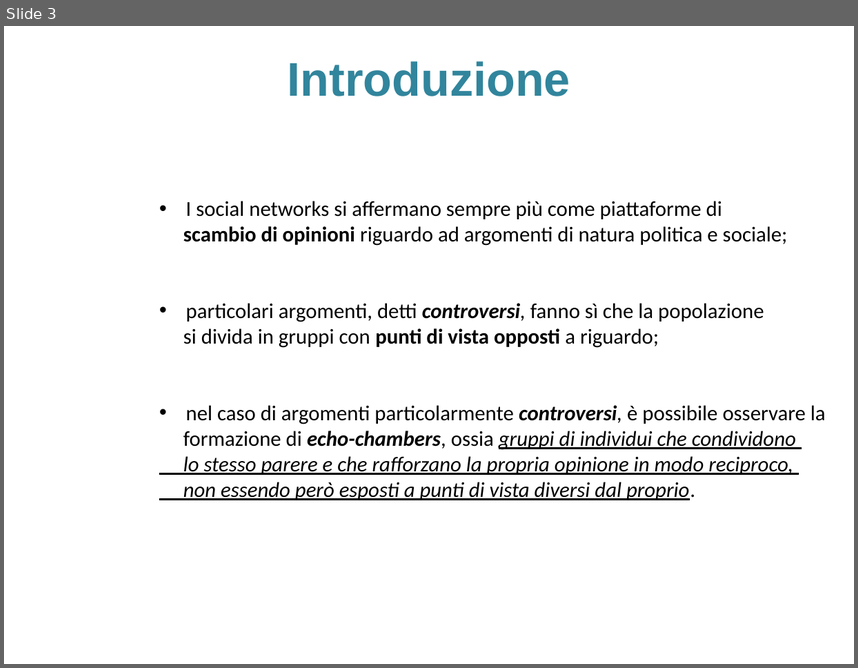
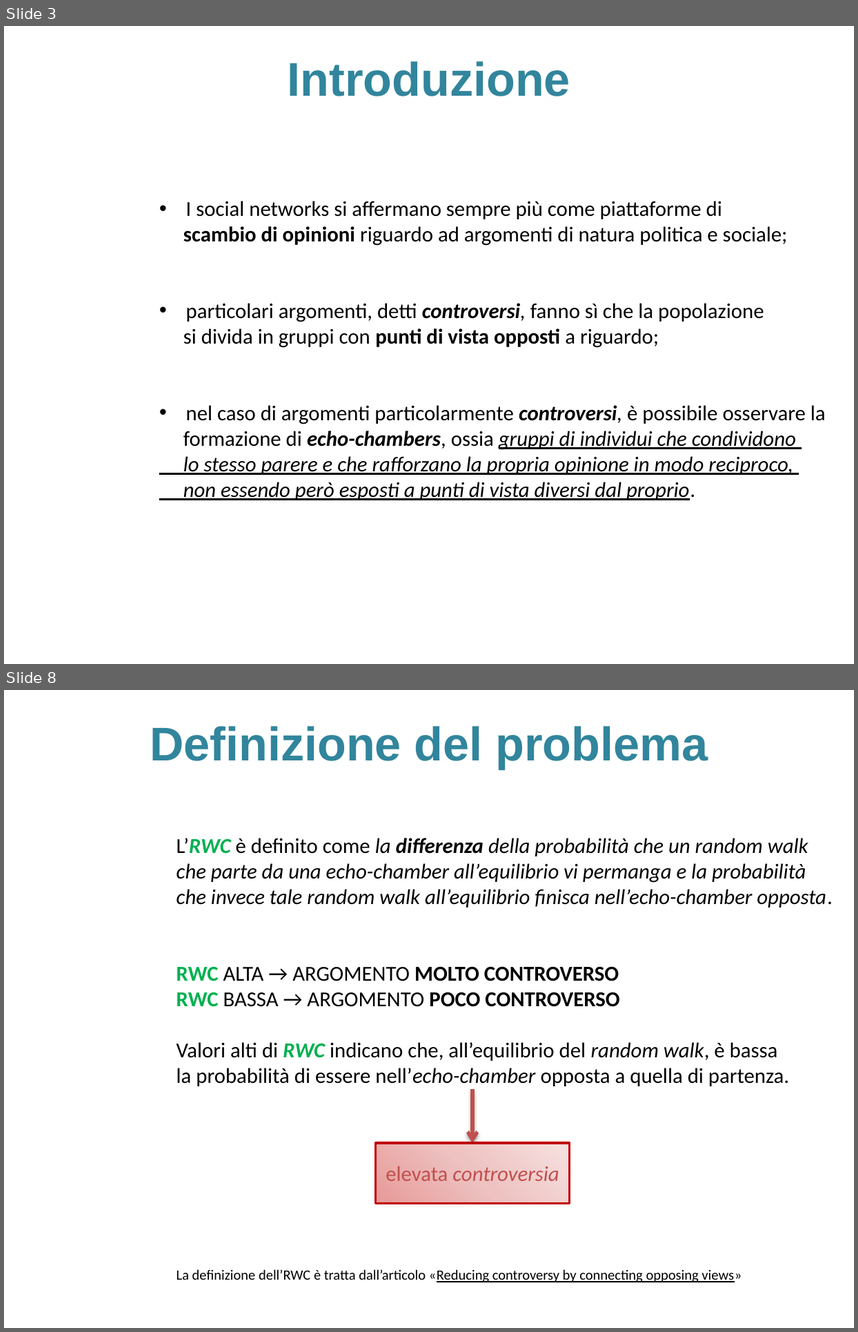
Before and after one commit to sidious1991/TesiLatex, a slide deck: PRESENTAZIONE_TESI/presentazione_agostini_stefano.pptx. Shown one above the other, each under a label of ours: slide 3 before the commit, slides 3 and 8 after it; the slides between them are not shown. The pictures are 858x668 and 858x1332 pixels, drawn with LibreOffice and Linux fonts; fonts in the diff are those of the drawing; background and template pictures are left out. Boxes give left, top, right and bottom in pixels: in the first picture for what was removed or moved away, otherwise in the second. Text is boxed around its words. In the diff, an @@ line names an element or a change of style, - is before the commit and + after.

```diff
--- a/PRESENTAZIONE_TESI/presentazione_agostini_stefano.pptx
+++ b/PRESENTAZIONE_TESI/presentazione_agostini_stefano.pptx
@@ slide 8 added at <box>4,690,854,1328</box>, background picture (left out) @@
@@ title added at <box>150,726,708,769</box>, 40 pt, text #31859C, bold @@
+Definizione del problema
@@ text added at <box>176,838,833,1282</box>, 18 pt, text #000000 @@
+L’RWC è definito come la differenza della probabilità che un random walk
+che parte da una echo-chamber all’equilibrio vi permanga e la probabilità
+che invece tale random walk all’equilibrio finisca nell’echo-chamber opposta.
+RWC ALTA → ARGOMENTO MOLTO CONTROVERSO
+RWC BASSA → ARGOMENTO POCO CONTROVERSO
+Valori alti di RWC indicano che, all’equilibrio del random walk, è bassa
+la probabilità di essere nell’echo-chamber opposta a quella di partenza.
+La definizione dell’RWC è tratta dall’articolo «Reducing controversy by connecting opposing views»
@@ arrow added from (473, 1089) to (473, 1142), #C0504D 3 pt @@
@@ rectangle added at <box>375,1142,569,1203</box>, fill gradient #E79A99 to #EEC2C1 to #F6E1E1, outline #C00000 2 pt, 18 pt, text #C0504D, italic @@
+elevata controversia
```
Also in this commit, not shown: 3 slides changed, 5 other slides added, 1 other file.
